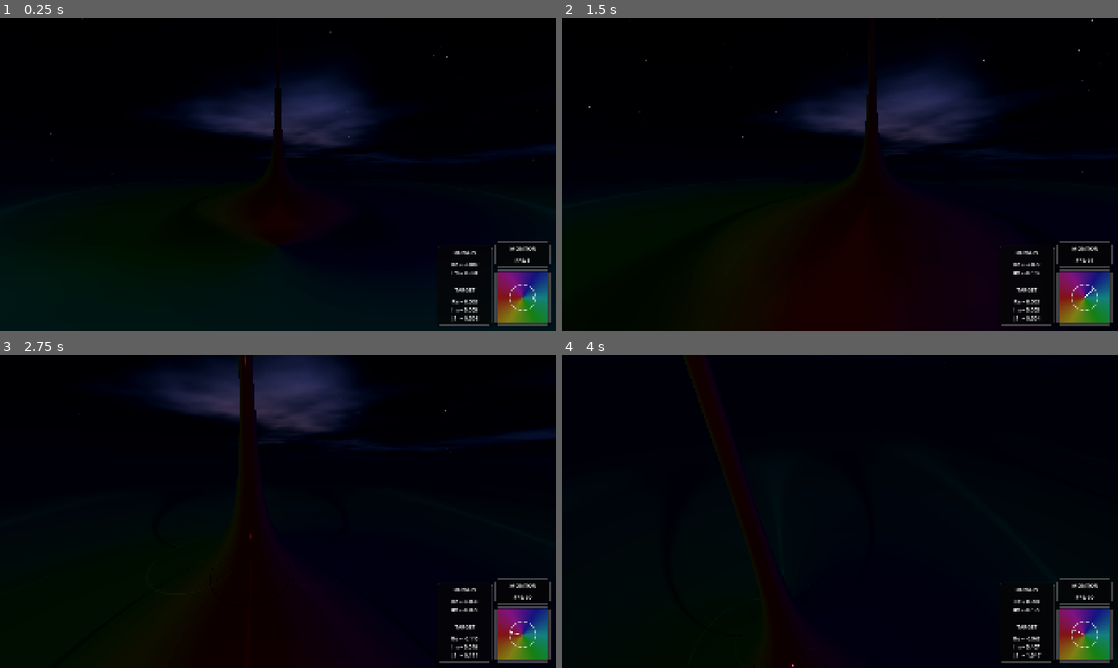
Above: before the commit, frames 1-4 (two rows, left to right).
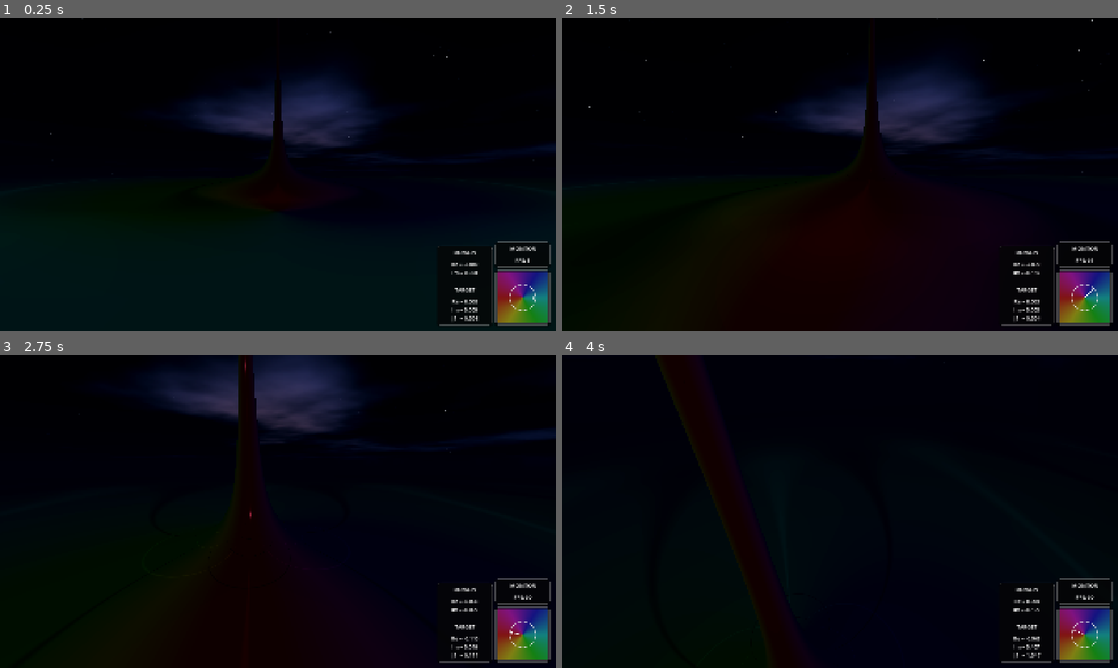
Above: after the commit, the same moments.

Repository: allanino/complex-functions-explorer
Game: Godot game, scene res://core/main.tscn
Two runs of this game, one before a commit and one after it. Both use one fixed random seed, a clock stepped at 60 frames per second and the inputs below.
Inputs (mouse positions are in pixels of both pictures, inside the frame that each line leads up to):
- Up to frame 1 (0.25 s): no input
- Up to frame 2 (1.5 s): tap Enter at 0.5 s; move the mouse to (867, 174) at 0.52 s; hold W (move_forward) from 0.53 s (still down); tap G at 0.6 s; click (867, 174) at 0.67 s; tap Space at 0.77 s; move the mouse to (812, 174) at 1.27 s; tap N at 1.35 s
- Up to frame 3 (2.75 s): keep holding W (move_forward); tap Space at 1.52 s; move the mouse to (289, 505) at 2.02 s; tap C at 2.1 s
- Up to frame 4 (4 s): keep holding W (move_forward); move the mouse to (834, 517) at 2.77 s; tap Z at 2.85 s; click (834, 517) at 2.92 s; tap Space at 3.02, 3.77 s; move the mouse to (878, 514) at 3.52 s; tap R at 3.6 s

The runs differ from the first frame. In frame 1, less than 0.1% of the frame differs, in the area x 48-51%, y 21-45%; in frame 2, less than 0.1%; in frame 3, less than 0.1%, in the area x 42-47%, y 0-60%; in frame 4, less than 0.1%.

Commit message:
fix: simplify camera vertical positioning logic

Diff:
--- a/player/player_controller.gd
+++ b/player/player_controller.gd
@@ -443,15 +443,12 @@
 	else:
 		last_valid_terrain_height = terrain_h
 
-
+	var target_y = terrain_h + scaled_camera_height + height_offset
+
+	# Compute surface normal to offset camera horizontally and avoid entering in vertical walls
 	var normal = ComplexField.get_surface_normal(global_position.x, global_position.z)
-	var offset_dist = scaled_camera_height + height_offset
-
-	var target_y = terrain_h + offset_dist / max(normal.y, 0.1)
-	velocity.y = 0.5 * (target_y - global_position.y) / delta
-
-	var horizontal_offset = Vector3(normal.x, 0.0, normal.z) * offset_dist
-	camera.position = Vector3(0.0, 1.7, 0.0) + transform.basis.inverse() * horizontal_offset
+	var horizontal_offset = Vector3(normal.x, 0.0, normal.z)
+	camera.position = Vector3(0.0, target_y, 0.0) + transform.basis.inverse() * horizontal_offset
 
 	if Config.show_curves and Config.show_curves_labels:
 		_curve_label_update_timer += delta
